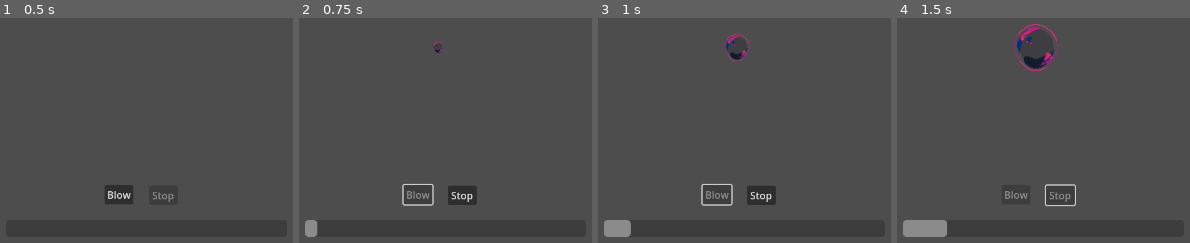
Above: before the commit, frames 1-4 (left to right).
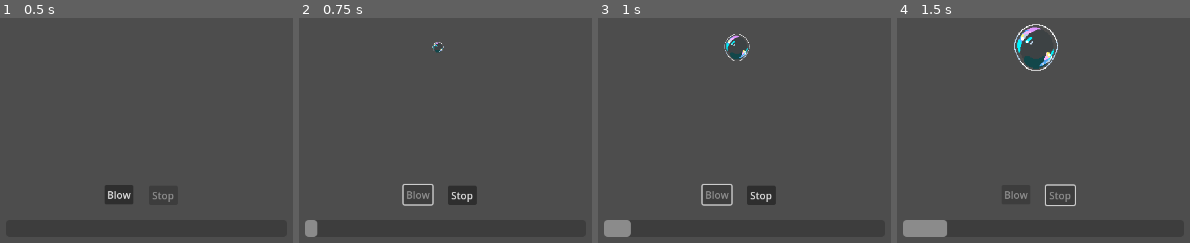
Above: after the commit, the same moments.

Repository: Topech/gamejam2025
Game: Godot game, scene res://round.tscn
Two runs of this game, one before a commit and one after it. Both use one fixed random seed, a clock stepped at 60 frames per second and the inputs below. This scene is started directly instead of the project's main scene.
Inputs:
- Up to frame 1 (0.5 s): no input
- Up to frame 2 (0.75 s): click "Blow" at 0.5 s
- Up to frame 3 (1 s): no input
- Up to frame 4 (1.5 s): click "Stop" at 1.25 s

Frame 1 is identical in both runs. In frame 2, less than 0.1% of the frame differs, in the area x 45-50%, y 10-16%; in frame 3, 0.4%; in frame 4, 1.0%, in the area x 39-55%, y 2-24%.

Commit message:
move growth to bubble.gd

Diff:
--- /dev/null
+++ b/bubble.gd
@@ -0,0 +1,19 @@
+extends Node2D
+
+@export var max_growth: float = 100
+
+@export var initial_bubble_scale: float = 0
+@export var max_bubble_scale: float = 8
+
+
+
+func calc_scale_for_growth(growth: float) -> float:
+	""" growth is 0-`max_growth`, scale is dependant """
+	var growth_ratio = growth / max_growth
+	return growth_ratio * max_bubble_scale
+
+
+func grow(growth: float):
+	var new_scale = (min(max_bubble_scale, calc_scale_for_growth(growth)))
+	var scale_vec = Vector2(new_scale, new_scale)
+	set_scale(scale_vec)
--- /dev/null
+++ b/bubble_blower.gd
@@ -0,0 +1,10 @@
+#
+#@export var max_time: float
+#
+#
+#func linear_growth(time_elapsed: float) -> float:
+	#return time_elapsed / max_time
+	#
+	#
+
+#func expo_growth(time_elapsed)
--- /dev/null
+++ b/bubble_pop_sprite.gd
@@ -0,0 +1,6 @@
+extends AnimatedSprite2D
+
+
+
+func play_pop():
+	play('Pop')
--- a/project.godot
+++ b/project.godot
@@ -21,3 +21,7 @@
 window/size/viewport_height=720
 window/size/mode=3
 window/stretch/mode="viewport"
+
+[rendering]
+
+textures/canvas_textures/default_texture_filter=0
--- a/round.gd
+++ b/round.gd
@@ -3,6 +3,7 @@
 
 ## How much the bubble grows per second. Max is 100
 @export var bubble_growth_rate: float = 20
+@export var max_growth: float = 100
 
 @onready var bubble_node: Node2D = $Bubble
 @onready var is_growing: bool = false
@@ -54,7 +55,13 @@
 func _ready() -> void:
 	bubble_node.set_scale(initial_bubble_scale)
 
+	$Bubble.max_growth = max_growth
+
 	$StopButton.disabled = true
+	$Bubble/BubblePopSprite.stop()
+	$Bubble/BubblePopSprite.frame = 0
+
+
 
 
 
@@ -66,17 +73,27 @@
 		var growth = bubble_growth_rate * delta
 		all_growth += growth
 
-		var scale_inc = calc_scale_for_growth(growth)
-		var new_scale = min(max_bubble_scale, bubble_node.scale.x + scale_inc)
-		var new_scale_vec = Vector2(new_scale, new_scale)
+		$Bubble.grow(all_growth)
 
-		bubble_node.set_scale(new_scale_vec)
+		#var scale_inc = calc_scale_for_growth(growth)
+		#var new_scale = min(max_bubble_scale, bubble_node.scale.x + scale_inc)
+		#var new_scale_vec = Vector2(new_scale, new_scale)
+#
+		#bubble_node.set_scale(new_scale_vec)
 
-		if new_scale >= max_bubble_scale:
-			emit_signal("popped")
-			is_growing = false
+		if all_growth >= max_growth:
+			pop()
 
 	$BubbleGrowthProgressBar.value = all_growth
+
+
+
+func pop():
+	$Bubble/BubblePopSprite.play_pop()
+	is_growing = false
+	emit_signal("popped")
+
+
 
 
 
@@ -94,9 +111,9 @@
 	emit_signal("stopped", metrics)
 
 
-
-
-func calc_scale_for_growth(growth: float) -> float:
-	""" growth is 0-100, scale is dependant """
-	var growth_ratio = growth / 100
-	return (growth_ratio * max_bubble_scale)
+#
+#
+#func calc_scale_for_growth(growth: float) -> float:
+	#""" growth is 0-100, scale is dependant """
+	#var growth_ratio = growth / 100
+	#return (growth_ratio * max_bubble_scale)
--- a/round.tscn
+++ b/round.tscn
@@ -1,40 +1,33 @@
-[gd_scene load_steps=5 format=3 uid="uid://djogu8q3gy10g"]
+[gd_scene load_steps=10 format=3 uid="uid://djogu8q3gy10g"]
 
 [ext_resource type="Script" path="res://round.gd" id="1_5trwk"]
-[ext_resource type="Texture2D" uid="uid://bfcada58qgo04" path="res://Assets/Bubbles/bubble1.png" id="2_yca1n"]
+[ext_resource type="Script" path="res://bubble.gd" id="2_r6xft"]
+[ext_resource type="Texture2D" uid="uid://c7xhi04ioygjk" path="res://Assets/Bubbles/bubble1.png" id="2_yca1n"]
+[ext_resource type="Texture2D" uid="uid://dsxm1myvdjxhl" path="res://Assets/Bubbles/bubble2.png" id="3_m8ehw"]
+[ext_resource type="Texture2D" uid="uid://ce58pje0pk26t" path="res://Assets/Bubbles/bubble3.png" id="4_6wcav"]
+[ext_resource type="Texture2D" uid="uid://dnbvf1dmrlk31" path="res://Assets/Bubbles/bubble4.png" id="5_5tfwr"]
+[ext_resource type="Script" path="res://bubble_pop_sprite.gd" id="6_52slm"]
 
-[sub_resource type="GDScript" id="GDScript_wey7r"]
-script/source = "extends Node2D
-
-## How much the bubble grows per second. Max is 100
-@export var growth_rate: float = 20
-
-@export var initial_bubble_scale: float = 0
-
-@export var max_bubble_scale: float = 500
-
-var accumulated_growth: float
-
-
-
-func _ready() -> void:
-	accumulated_growth = 0
-	var scale_vec = Vector2(initial_bubble_scale, initial_bubble_scale)
-	set_scale(scale_vec)
-
-
-
-func calc_scale_for_growth(growth: float) -> float:
-	\"\"\" growth is 0-100, scale is dependant \"\"\"
-	var growth_ratio = growth / 100
-	return growth_ratio * max_bubble_scale
-
-
-func grow(growth: float):
-	min(max_bubble_scale, calc_scale_for_growth(growth))
-
-
-"
+[sub_resource type="SpriteFrames" id="SpriteFrames_cdmdu"]
+resource_local_to_scene = true
+animations = [{
+"frames": [{
+"duration": 1.0,
+"texture": ExtResource("2_yca1n")
+}, {
+"duration": 1.0,
+"texture": ExtResource("3_m8ehw")
+}, {
+"duration": 1.0,
+"texture": ExtResource("4_6wcav")
+}, {
+"duration": 1.0,
+"texture": ExtResource("5_5tfwr")
+}],
+"loop": false,
+"name": &"Pop",
+"speed": 15.0
+}]
 
 [sub_resource type="GDScript" id="GDScript_nhb06"]
 script/source = "extends ProgressBar
@@ -49,11 +42,17 @@
 
 [node name="Bubble" type="Node2D" parent="."]
 position = Vector2(560, 316)
-script = SubResource("GDScript_wey7r")
+script = ExtResource("2_r6xft")
 
 [node name="Sprite2D" type="Sprite2D" parent="Bubble"]
+visible = false
 modulate = Color(0.851765, 0.191647, 0.498869, 1)
 texture = ExtResource("2_yca1n")
+
+[node name="BubblePopSprite" type="AnimatedSprite2D" parent="Bubble"]
+sprite_frames = SubResource("SpriteFrames_cdmdu")
+animation = &"Pop"
+script = ExtResource("6_52slm")
 
 [node name="BlowButton" type="Button" parent="."]
 offset_left = 505.0
@@ -77,5 +76,6 @@
 show_percentage = false
 script = SubResource("GDScript_nhb06")
 
+[connection signal="animation_finished" from="Bubble/BubblePopSprite" to="Bubble/BubblePopSprite" method="_on_animation_finished"]
 [connection signal="pressed" from="BlowButton" to="." method="_on_blow_button_pressed"]
 [connection signal="pressed" from="StopButton" to="." method="_on_stop_button_pressed"]
